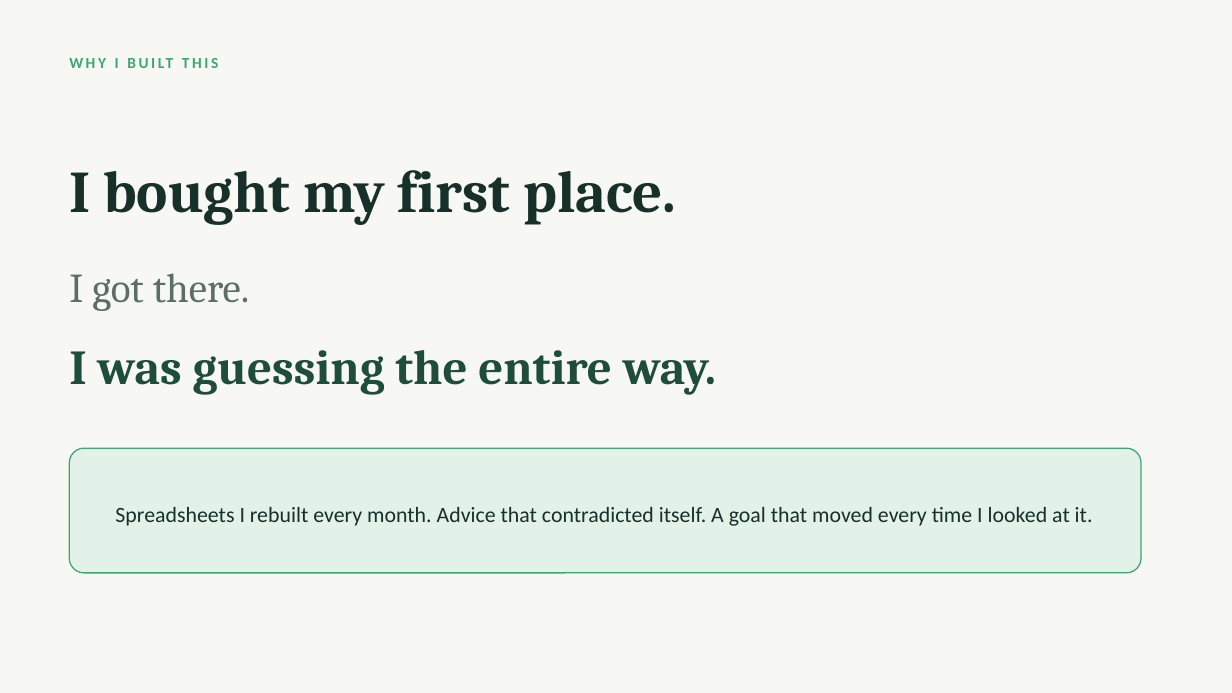
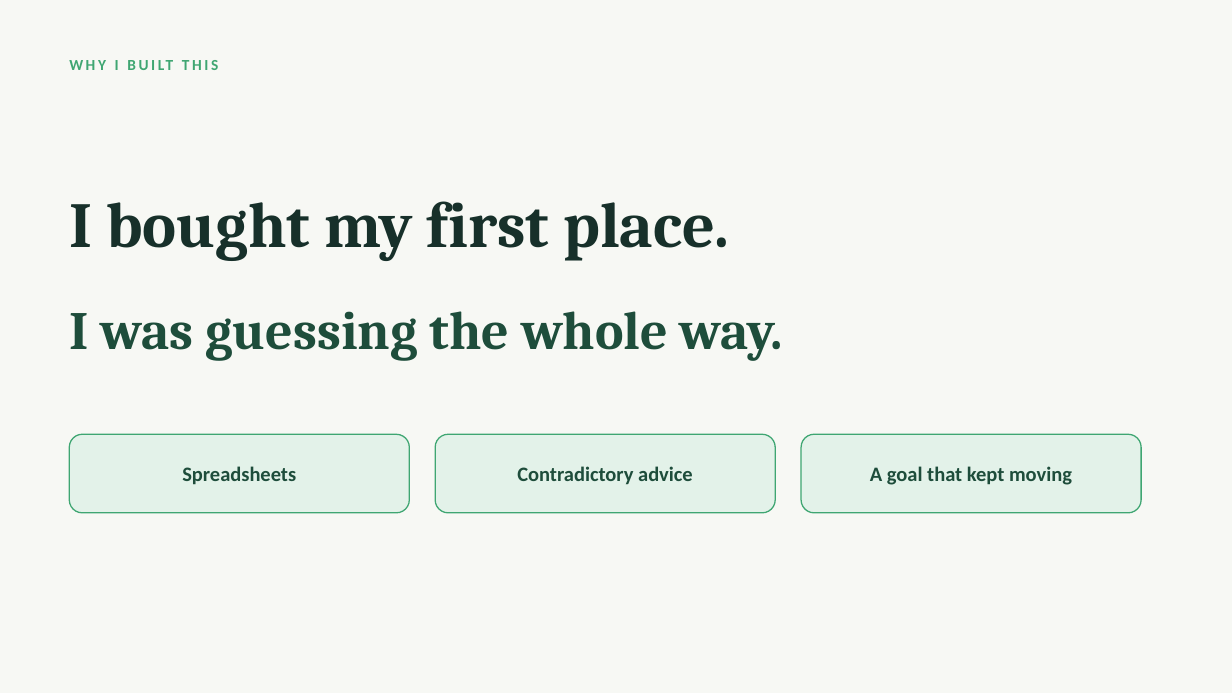
Before and after one commit to jasonmwong603/Claude-Code, a slide deck: slide 2 of apps/keydate/pitch/KeyDate-JCI-Edmonton.pptx. Drawn at 1232x693 pixels with LibreOffice and Linux fonts; fonts in the diff are those of the drawing. Boxes give left, top, right and bottom in pixels: in the first picture for what was removed or moved away, otherwise in the second. Text is boxed around its words. In the diff, an @@ line names an element or a change of style, - is before the commit and + after.

```diff
--- a/apps/keydate/pitch/KeyDate-JCI-Edmonton.pptx
+++ b/apps/keydate/pitch/KeyDate-JCI-Edmonton.pptx
@@ text "I bought my first place.": place and size @@
-text "I bought my first place." at box(69, 170, 676, 225)
+text "I bought my first place." at box(69, 201, 729, 261)
@@ text "I bought my first place." at box(69, 201, 729, 261): size 46 to 50 pt @@
@@ text removed at box(69, 273, 249, 311) @@
-I got there.
@@ text at box(69, 311, 783, 361): text changed; size 38 to 42 pt @@
-I was guessing the entire way.
+I was guessing the whole way.
@@ rounded rectangle added at box(69, 434, 409, 513), fill #E3F2E9, outline #3FA672 1 pt @@
@@ rounded rectangle: place and size @@
-rounded rectangle at box(69, 448, 1141, 573)
+rounded rectangle at box(435, 434, 775, 513)
@@ rounded rectangle at box(435, 434, 775, 513): proportions changed @@
@@ rounded rectangle added at box(801, 434, 1141, 513), fill #E3F2E9, outline #3FA672 1 pt @@
@@ text added at box(182, 466, 296, 485), 16 pt, text #1E4D3B, bold @@
+Spreadsheets
@@ text added at box(517, 466, 693, 485), 16 pt, text #1E4D3B, bold @@
+Contradictory advice
@@ text added at box(870, 466, 1072, 485), 16 pt, text #1E4D3B, bold @@
+A goal that kept moving
@@ text removed at box(115, 507, 1093, 526) @@
-Spreadsheets I rebuilt every month. Advice that contradicted itself. A goal that moved every time I looked at it.
```
Also in this commit, not shown: 9 other slides changed, 5 other files.
